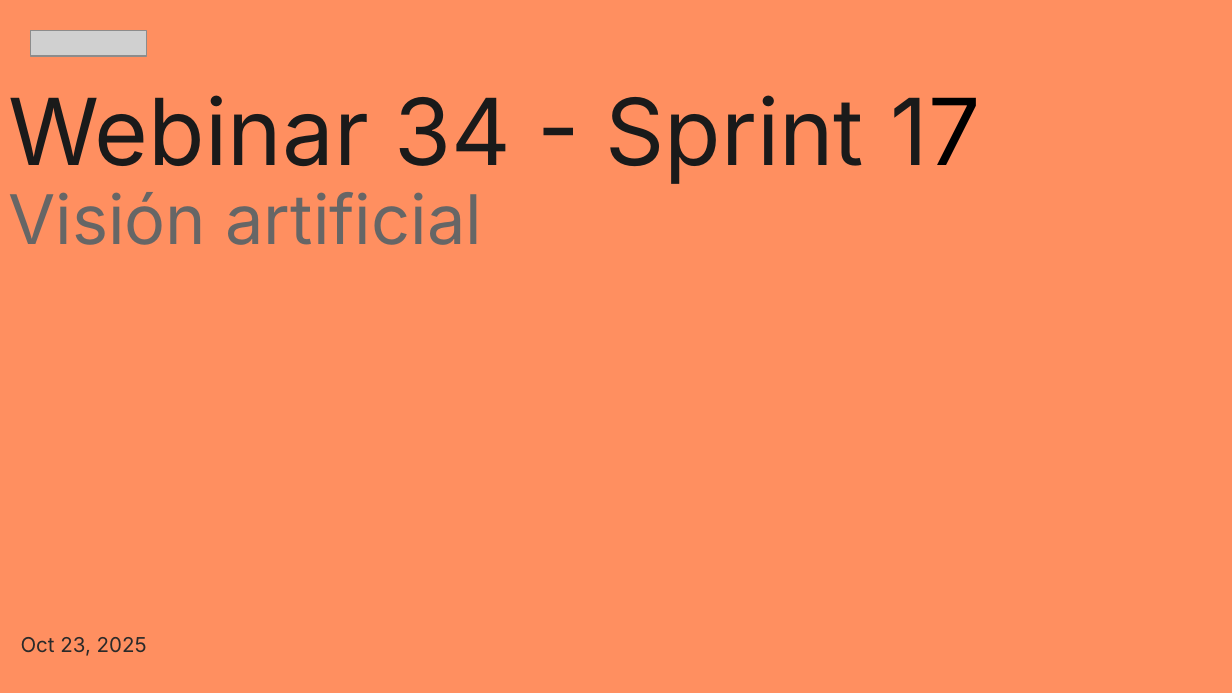
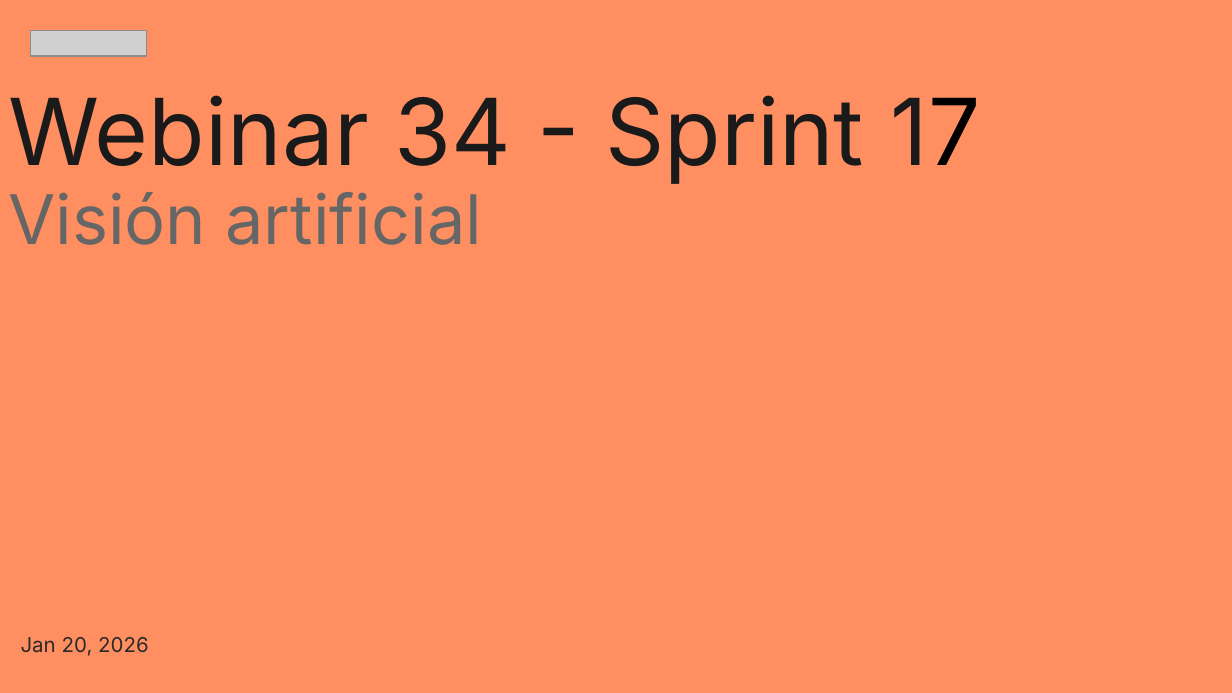
Before and after one commit to zyntonyson/bootcamp_ds_da, a slide deck: slide 1 of 17-ds-vision-artificial/34-vision-artificial.pptx. Drawn at 1232x693 pixels with LibreOffice and Linux fonts; fonts in the diff are those of the drawing; grey boxes stand for pictures. Boxes give left, top, right and bottom in pixels: in the first picture for what was removed or moved away, otherwise in the second. Text is boxed around its words. In the diff, an @@ line names an element or a change of style, - is before the commit and + after.

```diff
--- a/17-ds-vision-artificial/34-vision-artificial.pptx
+++ b/17-ds-vision-artificial/34-vision-artificial.pptx
@@ subtitle at (21, 637, 149, 656): text changed @@
-Oct 23, 2025
+Jan 20, 2026
```
Also in this commit, not shown: 1 other slide changed, 9 other files.
